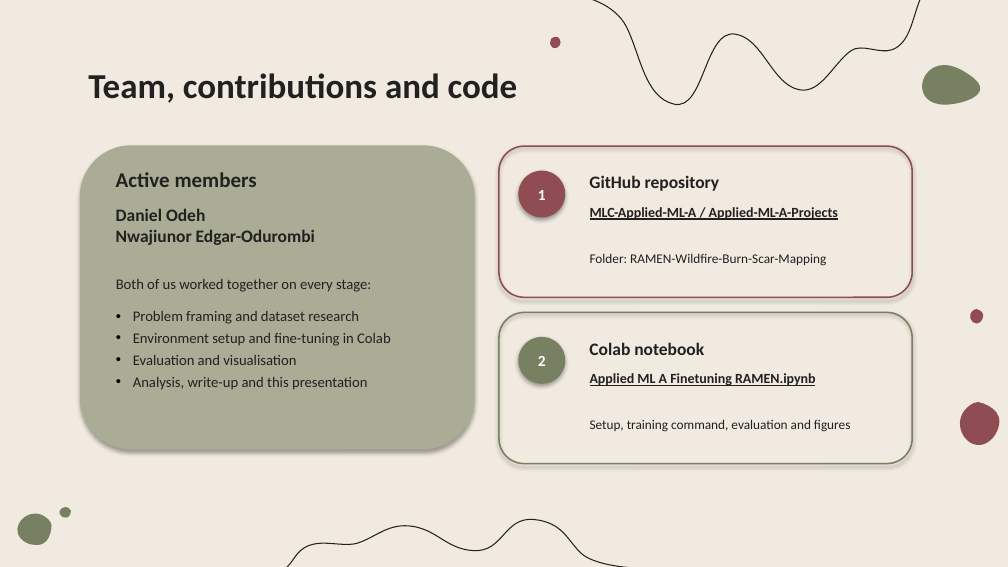
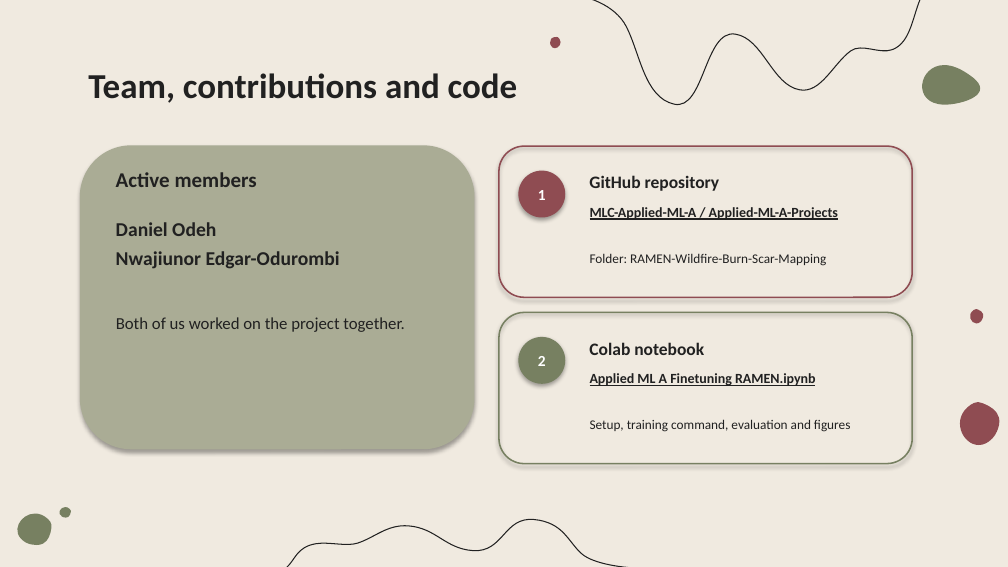
Before and after one commit to MLC-Applied-ML-A/Applied-ML-A-Projects, a slide deck: slide 10 of RAMEN-Wildfire-Burn-Scar-Mapping/slides/RAMEN_Burn_Scar_Mapping_Applied_ML_A.pptx. Drawn at 1008x567 pixels with LibreOffice and Linux fonts; fonts in the diff are those of the drawing. Boxes give left, top, right and bottom in pixels: in the first picture for what was removed or moved away, otherwise in the second. Text is boxed around its words. In the diff, an @@ line names an element or a change of style, - is before the commit and + after.

```diff
--- a/RAMEN-Wildfire-Burn-Scar-Mapping/slides/RAMEN_Burn_Scar_Mapping_Applied_ML_A.pptx
+++ b/RAMEN-Wildfire-Burn-Scar-Mapping/slides/RAMEN_Burn_Scar_Mapping_Applied_ML_A.pptx
@@ text "Daniel Odeh" moved from (x1=116, y1=209, x2=315, y2=245) to (x1=116, y1=222, x2=340, y2=269) @@
@@ text "Daniel Odeh" at (x1=116, y1=222, x2=340, y2=269): size 12.5 to 14 pt; more space between paragraphs @@
@@ text at (x1=116, y1=317, x2=404, y2=332): text changed; size 10.5 to 12 pt @@
-Both of us worked together on every stage:
+Both of us worked on the project together.
@@ text removed at (x1=133, y1=311, x2=391, y2=390) @@
-• Problem framing and dataset research
-• Environment setup and fine-tuning in Colab
-• Evaluation and visualisation
-• Analysis, write-up and this presentation
```
Also in this commit, not shown: 1 other slide changed, 1 other file.
